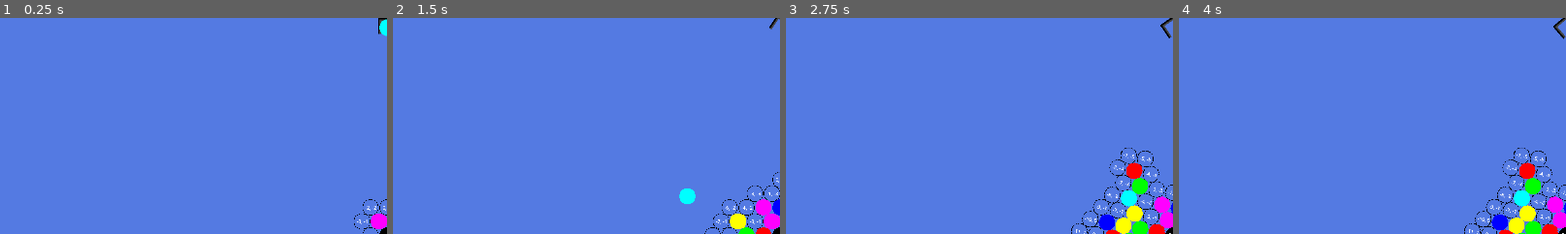
Above: before the commit, frames 1-4 (left to right).
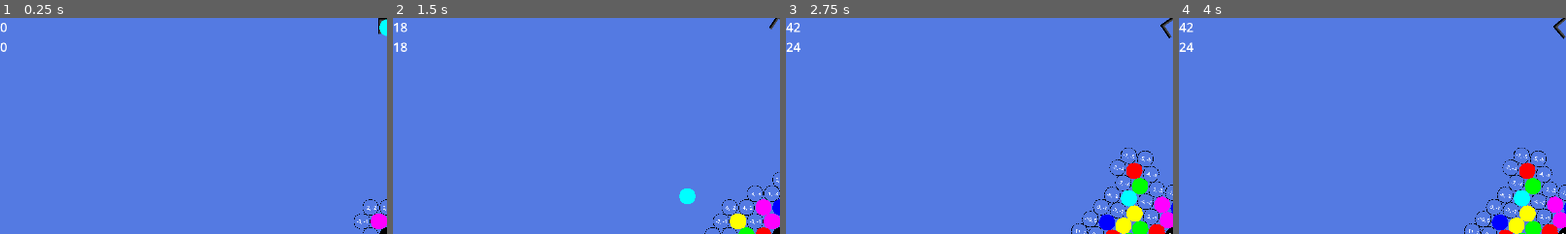
Above: after the commit, the same moments.

Repository: almostNathan/BubbleSpinnerRoguelike
Game: Godot game, scene res://main_arena.tscn
Two runs of this game, one before a commit and one after it. Both use one fixed random seed, a clock stepped at 60 frames per second and the inputs below.
Inputs (mouse positions are % of the whole screen's width and height, from its top left):
- Up to frame 1 (0.25 s): no input
- Up to frame 2 (1.5 s): move the mouse to (72, 45) at 0.52 s; press the mouse at (72, 45) at 0.53 s; move the mouse to (30, 55) at 1.27 s; release the mouse at (30, 55) at 1.28 s; click (30, 55) at 1.35 s
- Up to frame 3 (2.75 s): move the mouse to (60, 28) at 2.02 s; press the mouse at (60, 28) at 2.03 s
- Up to frame 4 (4 s): move the mouse to (45, 70) at 2.77 s; release the mouse at (45, 70) at 2.78 s; click (45, 70) at 2.85 s; tap Enter at 3.5 s; move the mouse to (80, 65) at 3.52 s; press the mouse at (80, 65) at 3.53 s
The pictures show only the part of the screen within x 0-50%, y 0-50%; the shares and areas given below are measured in that part.

The runs differ from the first frame. In frame 1, 0.1% of the frame differs, in the area x 0-2%, y 2-16%; in frame 2, 0.2%; in frame 3, 0.2%, in the area x 0-4%, y 2-16%; in frame 4, 0.2%.

Commit message:
Finished Score

Diff:
--- /dev/null
+++ b/Globals/HUD/HUD.gd
@@ -0,0 +1,17 @@
+extends CanvasLayer
+
+@onready var score_label = $VBoxContainer/ScoreLabel
+@onready var last_score_label = $VBoxContainer/LastScoreLabel
+
+var score : int = 0
+var last_score : int = 0
+
+func change_score(change_value : int) -> void:
+	self.last_score = change_value
+	self.score += change_value
+	refresh()
+
+
+func refresh() -> void:
+	score_label.text = str(score)
+	last_score_label.text = str(last_score)
--- /dev/null
+++ b/Globals/HUD/HUD.tscn
@@ -0,0 +1,26 @@
+[gd_scene load_steps=4 format=3 uid="uid://jxnaljy2gdmt"]
+
+[ext_resource type="Script" uid="uid://dq58ou4stw116" path="res://Globals/HUD/HUD.gd" id="1_pqaou"]
+
+[sub_resource type="LabelSettings" id="LabelSettings_7brgm"]
+font_size = 32
+
+[sub_resource type="LabelSettings" id="LabelSettings_pqaou"]
+font_size = 32
+
+[node name="Hud" type="CanvasLayer"]
+script = ExtResource("1_pqaou")
+
+[node name="VBoxContainer" type="VBoxContainer" parent="."]
+offset_right = 92.0
+offset_bottom = 138.0
+
+[node name="ScoreLabel" type="Label" parent="VBoxContainer"]
+layout_mode = 2
+text = "0"
+label_settings = SubResource("LabelSettings_7brgm")
+
+[node name="LastScoreLabel" type="Label" parent="VBoxContainer"]
+layout_mode = 2
+text = "0"
+label_settings = SubResource("LabelSettings_pqaou")
--- a/Scenes/ball_queue.tscn
+++ b/Scenes/ball_queue.tscn
@@ -1,6 +1,6 @@
 [gd_scene load_steps=2 format=3 uid="uid://xout0vgyajxg"]
 
-[ext_resource type="Script" uid="uid://causuovinloti" path="res://Scenes/ball_queue.gd" id="1_yo7ca"]
+[ext_resource type="Script" uid="uid://causuovinloti" path="res://Scripts/ball_queue.gd" id="1_yo7ca"]
 
 [node name="BallQueue" type="Node2D"]
 script = ExtResource("1_yo7ca")
--- a/Scripts/ball_grid_manager.gd
+++ b/Scripts/ball_grid_manager.gd
@@ -40,7 +40,14 @@
 	#shot_ball.call_deferred("reparent", self, true)
 	var closest_position = grid_spot_closest_to_position(shot_ball.position)
 	grid_slot_dict[closest_position].set_ball_in_slot(shot_ball)
-
+	rotate_ball_grid(shot_ball, collided_ball)
+	var connected_group_pos_array = get_connected_group_pos(closest_position)
+	if len(connected_group_pos_array) != 0:
+		score_and_clear(closest_position)
+	update_available_positions()
+	delete_islands()
+
+func rotate_ball_grid(shot_ball : BaseBall, collided_ball : BaseBall):
 	###This section determines rotation
 	#Notes:
 	# add weight value to balls that will affect this process,
@@ -55,12 +62,6 @@
 	#Force is greatest when they are at 90/270 degrees and least at 0/180 -> sin
 	rotation_tween.tween_property(self, 'rotation', self.rotation + (-sin(force_angle) * force_value), 1)
 
-	var connected_group_pos_array = get_connected_group_pos(closest_position)
-	if len(connected_group_pos_array) != 0:
-		score_and_clear(closest_position)
-
-	update_available_positions()
-	delete_islands()
 
 func score_and_clear(closest_position : Vector2i) -> void:
 	var connected_group_pos = get_connected_group_pos(closest_position)
@@ -69,10 +70,9 @@
 		var types = grid_slot_dict[ball_pos].get_types()
 		for type in types:
 			score += BallTypes.types[type]["value"]
-
-	print(score)
-
+	Hud.change_score(score)
 	clear_slots(connected_group_pos)
+
 
 func grid_spot_closest_to_position(from_position : Vector2):
 		# find nearest available position to shot_ball
@@ -85,7 +85,6 @@
 		if from_position.distance_to(grid_slot_dict[available_slots[i]].get_current_position()) < from_position.distance_to(grid_slot_dict[closest_position].get_current_position()):
 			closest_position = available_slots[i]
 	return closest_position
-
 
 
 func set_up_grid_locations():
@@ -104,10 +103,10 @@
 				new_ball_grid_slot.setup(Vector2i(x,y), new_relative_position)
 				self.add_child(new_ball_grid_slot)
 				grid_slot_dict[Vector2i(x,y)] = new_ball_grid_slot
-
 	grid_slot_dict[Vector2i(0,0)].set_ball_in_slot(start_point)
 	update_available_positions()
 	add_balls(40)
+
 
 func add_balls(num_balls : int):
 	##randomly shoot balls towards the center.
@@ -134,13 +133,16 @@
 	var available_slots = grid_slot_dict.keys().filter(func(key): return grid_slot_dict[key].is_available)
 	return available_slots
 
+
 func get_unavailable_slots() -> Array[Vector2i]:
 	var unavailable_slots = grid_slot_dict.keys().filter(func(key): return !grid_slot_dict[key].is_available)
 	return unavailable_slots
 
+
 func get_slots_with_balls():
 	var slots_with_balls = grid_slot_dict.keys().filter(func(key): return grid_slot_dict[key].has_ball())
 	return slots_with_balls
+
 
 func update_available_positions():
 	var open_positions = grid_slot_dict.keys().filter(func(key): return !grid_slot_dict[key].has_ball())
@@ -153,9 +155,11 @@
 		for adjacent_grid_slot in adjacent_grid_slots:
 			grid_slot_dict[adjacent_grid_slot].make_available()
 
+
 func clear_slots(slot_positions : Array[Vector2i]):
 	for slot_position in slot_positions:
 		grid_slot_dict[slot_position].clear_slot()
+
 
 func delete_islands() -> void:
 	var start_pos : Vector2i = Vector2i(0,0)
@@ -184,6 +188,7 @@
 		island_slots.erase(slot)
 	clear_slots(island_slots)
 
+
 func get_connected_group_pos(start_pos: Vector2i) -> Array[Vector2i]:
 	if not grid_slot_dict.has(start_pos):
 		return []
--- a/Scenes/ball_queue.gd
+++ b/Scripts/ball_queue.gd
@@ -10,16 +10,8 @@
 
 
 func reload_current_queue() -> void:
-	var types = [
-			["red", Color(1.0, 0.0, 0.0,1)],
-			["green", Color(0.0, 1.0, 0.0,1)],
-			["blue", Color(0.0, 0.0, 1.0,1)],
-			["yellow", Color(1.0, 1.0, 0.0,1)],
-			["cyan", Color(0.0, 1.0, 1.0,1)],
-			["purple", Color(1.0, 0.0, 1.0,1)],
-		]
 	for i in range(10):
 		var new_ball = preload("res://Scenes/base_ball.tscn").instantiate()
-		var selected_type = types.pick_random()
-		new_ball.add_type(selected_type[0], selected_type[1])
+		var new_type : String = BallTypes.types.keys().pick_random()
+		new_ball.add_type(new_type, BallTypes.types[new_type]['color'])
 		current_queue.append(new_ball)
--- a/project.godot
+++ b/project.godot
@@ -19,6 +19,7 @@
 
 SignalHub="*res://Globals/SignalHub.gd"
 BallTypes="*res://Globals/BallTypes.gd"
+Hud="*res://Globals/HUD/HUD.tscn"
 
 [display]
 
Not shown, added: Globals/HUD/HUD.gd.uid
Renamed: Scenes/ball_queue.gd.uid -> Scripts/ball_queue.gd.uid
